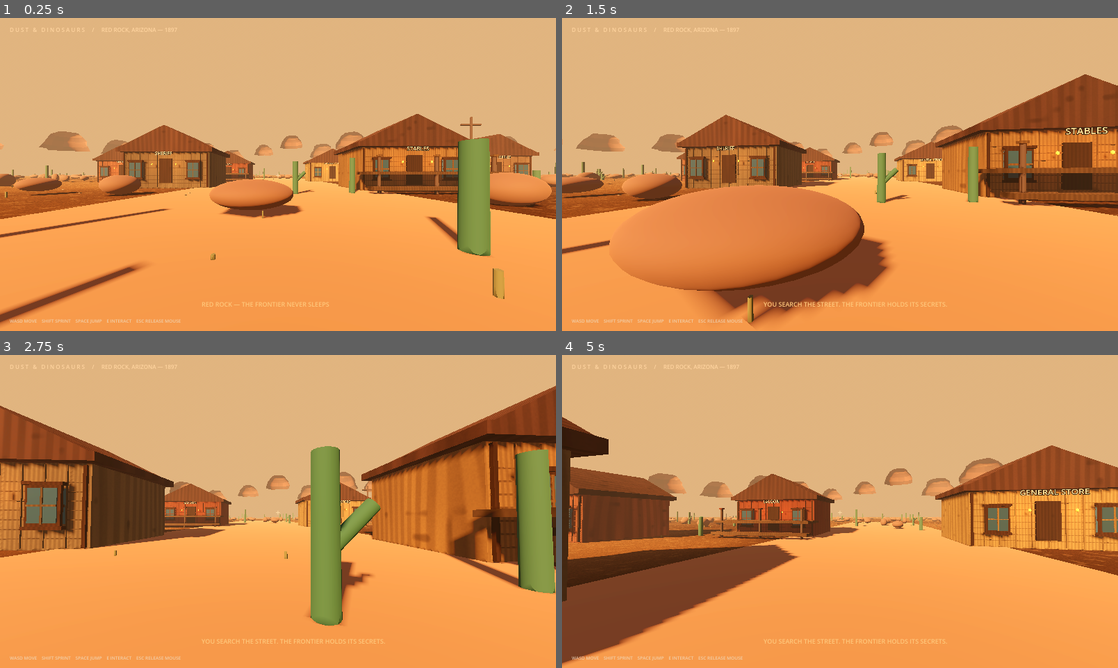
Above: before the commit, frames 1-4 (two rows, left to right).
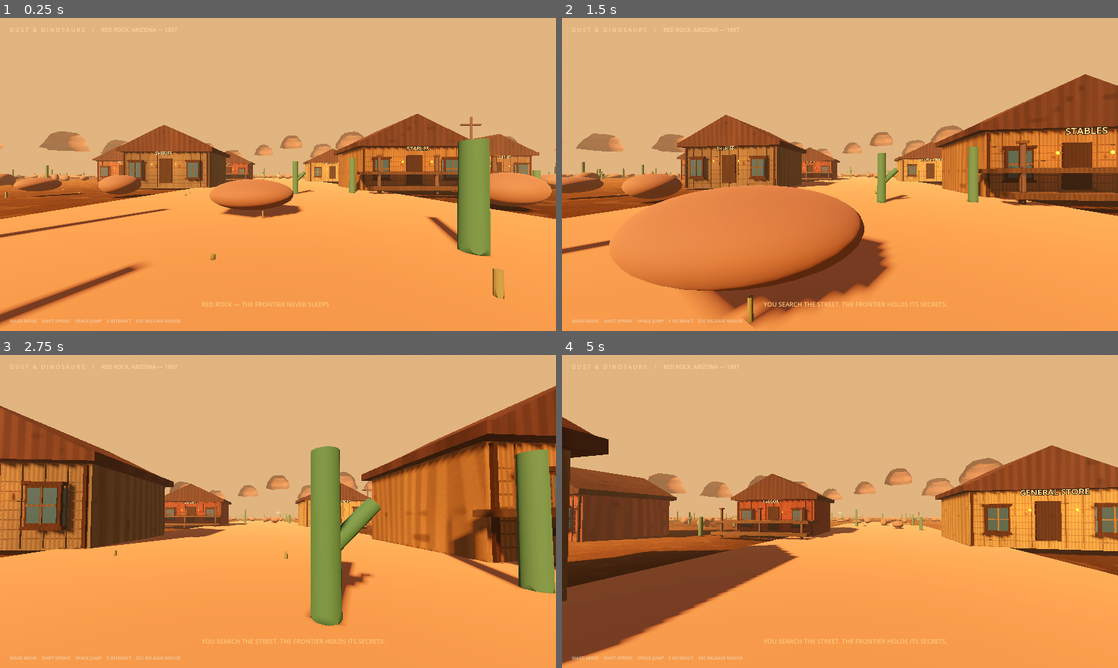
Above: after the commit, the same moments.

Repository: langermkyt-create/DUST-DINOSAURS
Game: Godot game, scene res://scenes/main.tscn
Same seed, same stepped clock (60 frames per second), same inputs: the game is played once before the commit and once after it.
Inputs (mouse positions are in pixels of both pictures, inside the frame that each line leads up to):
- Up to frame 1 (0.25 s): no input
- Up to frame 2 (1.5 s): tap Enter at 0.5 s; move the mouse to (867, 174) at 0.52 s; hold W from 0.53 s (still down); tap E at 0.6 s; tap Space at 0.77 s; move the mouse to (812, 174) at 1.27 s; tap Shift at 1.35 s
- Up to frame 3 (2.75 s): keep holding W; tap Space at 1.52 s; move the mouse to (289, 505) at 2.02 s; tap E at 2.1 s
- Up to frame 4 (5 s): keep holding W; move the mouse to (834, 517) at 2.77 s; tap Shift at 2.85, 4.35 s; tap Space at 3.02, 3.77, 4.52 s; move the mouse to (878, 514) at 3.52 s; tap E at 3.6 s; move the mouse to (795, 508) at 4.27 s

The runs differ from the first frame. In frame 1, 0.8% of the frame differs, in the area x 0-100%, y 50-65%; in frame 2, 0.7%; in frame 3, 0.2%; in frame 4, 1.3%, in the area x 1-100%, y 51-69%.

Commit message:
Add broad wind-shaped dune relief and natural sand grain

Diff:
--- a/scripts/world.gd
+++ b/scripts/world.gd
@@ -39,21 +39,29 @@
 }
 void vertex() {
 	world_position = (MODEL_MATRIX * vec4(VERTEX, 1.0)).xyz;
+	float dune_shape = fbm(world_position.xz * 0.018);
+	float wind_ripple = sin(dot(world_position.xz, vec2(0.72, 0.69)) * 1.35
+		+ fbm(world_position.xz * 0.045) * 5.0);
+	VERTEX.y += (dune_shape - 0.5) * 1.15 + wind_ripple * 0.035;
+	world_position = (MODEL_MATRIX * vec4(VERTEX, 1.0)).xyz;
 }
 void fragment() {
-	float broad = fbm(world_position.xz * 0.035);
-	float grain = noise2(world_position.xz * 2.8);
-	float flecks = noise2(world_position.xz * 18.0);
-	float fine_grain = noise2(world_position.xz * 74.0);
-	vec3 dust = vec3(0.19, 0.105, 0.062);
-	vec3 ochre = vec3(0.39, 0.235, 0.135);
-	vec3 pale = vec3(0.55, 0.385, 0.245);
-	vec3 ground = mix(dust, ochre, smoothstep(0.22, 0.78, broad));
-	ground = mix(ground, pale, smoothstep(0.68, 0.9, grain) * 0.24);
-	ground *= 0.84 + flecks * 0.22 + fine_grain * 0.07;
+	float broad = fbm(world_position.xz * 0.026);
+	float grain = noise2(world_position.xz * 1.35);
+	float flecks = noise2(world_position.xz * 8.5);
+	float fine_grain = noise2(world_position.xz * 31.0);
+	float wind_streak = sin(dot(world_position.xz, vec2(0.72, 0.69)) * 2.2
+		+ noise2(world_position.xz * 0.12) * 3.0) * 0.5 + 0.5;
+	vec3 dust = vec3(0.17, 0.095, 0.055);
+	vec3 ochre = vec3(0.36, 0.205, 0.115);
+	vec3 pale = vec3(0.52, 0.355, 0.22);
+	vec3 ground = mix(dust, ochre, smoothstep(0.2, 0.8, broad));
+	ground = mix(ground, pale, smoothstep(0.66, 0.92, grain) * 0.19);
+	ground *= 0.91 + flecks * 0.14 + fine_grain * 0.045;
+	ground *= 0.97 + wind_streak * 0.035;
 	ALBEDO = ground;
-	ROUGHNESS = 0.88 + fine_grain * 0.1;
-	SPECULAR = 0.12;
+	ROUGHNESS = 0.94 + fine_grain * 0.05;
+	SPECULAR = 0.08;
 }
 """
 	var material := ShaderMaterial.new()
